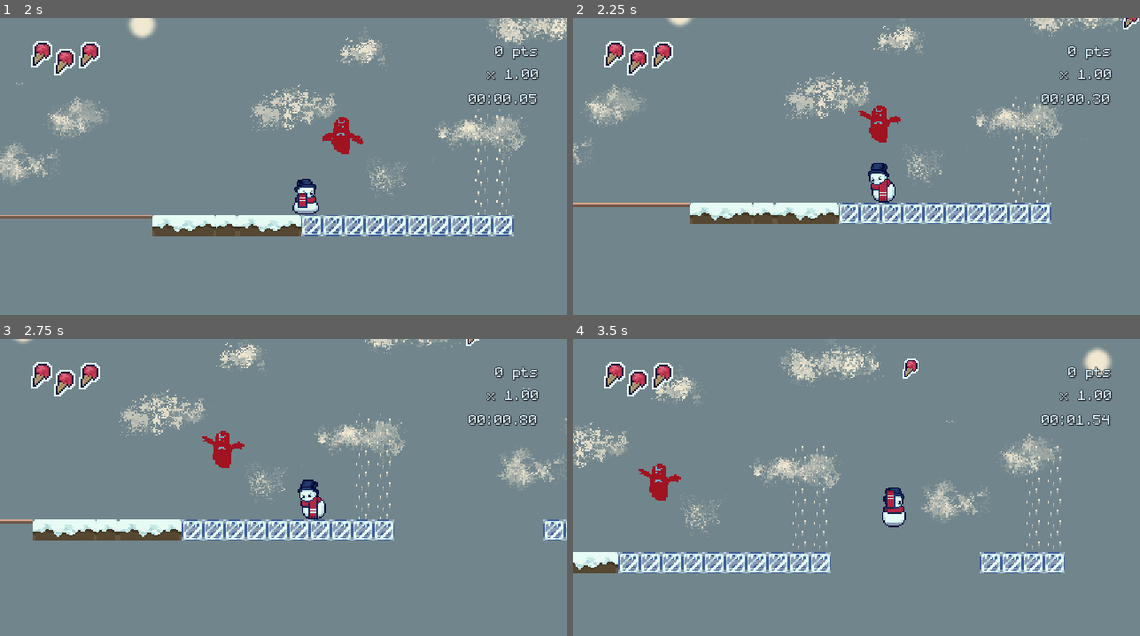
Above: before the commit, frames 1-4 (two rows, left to right).
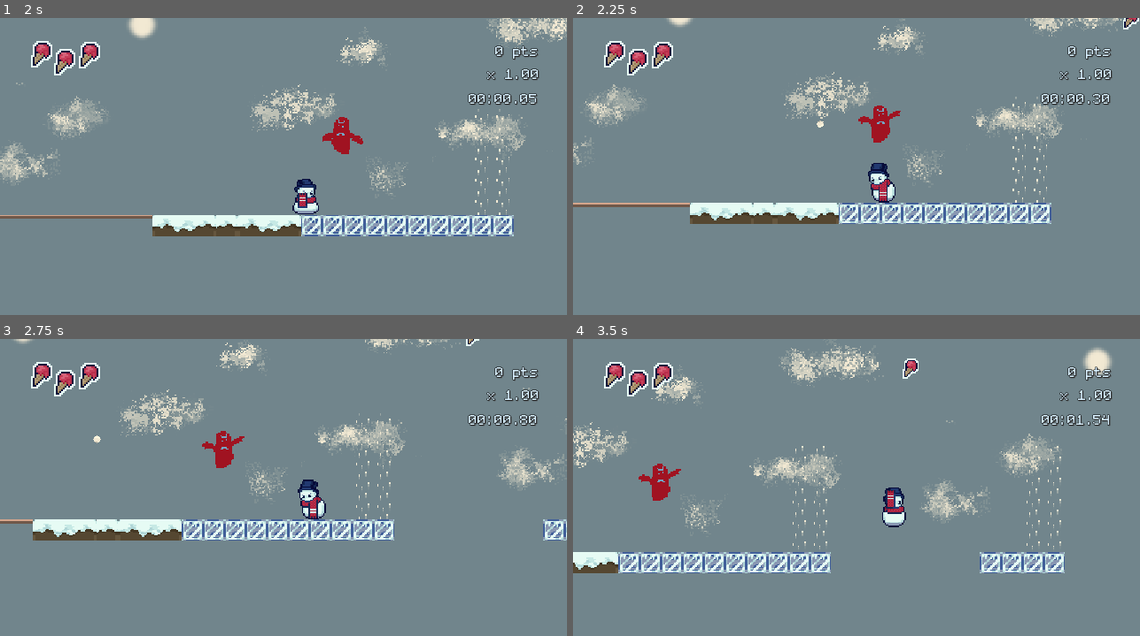
Above: after the commit, the same moments.

Repository: streebree/slickmode
Game: Godot game, scene res://scenes/areas/area2.tscn
Same seed, same stepped clock (60 frames per second), same inputs: the game is played once before the commit and once after it.
Inputs (mouse positions are in pixels of both pictures, inside the frame that each line leads up to):
- Up to frame 1 (2 s): tap Enter (start) at 0.5, 1.35 s; move the mouse to (408, 160) at 0.52 s; hold Right (ui_right) from 0.53 s (still down); tap Shift (run) at 0.6 s; click (408, 160) at 0.67 s; tap Space (ui_accept) at 0.77, 1.52 s; move the mouse to (170, 193) at 1.27 s
- Up to frame 2 (2.25 s): move the mouse to (913, 107) at 2.02 s; release Right (ui_right) at 2.03 s; hold Left (ui_left) from 2.03 s (still down); tap F at 2.1 s
- Up to frame 3 (2.75 s): keep holding Left (ui_left)
- Up to frame 4 (3.5 s): move the mouse to (828, 561) at 2.77 s; release Left (ui_left) at 2.78 s; hold Right (ui_right) from 2.78 s (still down); tap Shift (run) at 2.85 s; click (828, 561) at 2.92 s; tap Space (ui_accept) at 3.02 s

Frame 1 is identical in both runs. In frame 2, 0.2% of the frame differs, in the area x 42-58%, y 29-42%; in frame 3, 0.2%; in frame 4, 0.2%.

Commit message:
Add snowball projectile

Diff:
--- a/slick-game/scenes/areas/area2.tscn
+++ b/slick-game/scenes/areas/area2.tscn
@@ -10,6 +10,7 @@
 [ext_resource type="PackedScene" uid="uid://j6fyafu5ymtk" path="res://scenes/falling_platform.tscn" id="14_b8qy5"]
 [ext_resource type="PackedScene" uid="uid://bqhotj5hq1x6c" path="res://scenes/flying_enemy.tscn" id="15_4esdq"]
 [ext_resource type="PackedScene" uid="uid://by1ldxkw8bmvw" path="res://scenes/icecream.tscn" id="16_u0ssx"]
+[ext_resource type="PackedScene" uid="uid://cdxrdmuc2vxdm" path="res://scenes/snowball.tscn" id="16_xr0et"]
 [ext_resource type="PackedScene" uid="uid://bjllpyn7o184f" path="res://scenes/checkpoint.tscn" id="17_k0rj5"]
 [ext_resource type="PackedScene" uid="uid://7pdxc61d0xxu" path="res://scenes/hud.tscn" id="18_6ya1w"]
 [ext_resource type="PackedScene" uid="uid://c1duoa4rdhgyi" path="res://scenes/level_start.tscn" id="19_485r1"]
@@ -146,3 +147,5 @@
 
 [node name="CharacterBody2D2" parent="." unique_id=1146614045 instance=ExtResource("15_4esdq")]
 position = Vector2(-193, -108)
+
+[node name="RigidBody2D11" parent="." unique_id=245870808 instance=ExtResource("16_xr0et")]
--- a/slick-game/scenes/flying_enemy.gd
+++ b/slick-game/scenes/flying_enemy.gd
@@ -9,8 +9,14 @@
 var height = 0
 var is_dead = false
 var sway = 0
+var shoot_cooldown = 2.0
+var shoot_cooldown_current = 2.0
 
+var direction = -1
 
+var player = null
+
+var snowball = preload("res://scenes/snowball.tscn")
 
 func _physics_process(delta: float) -> void:
 	height += delta * 3
@@ -23,7 +29,31 @@
 		sway += delta * 10
 	else:
 		position.y += sin(height) / 4
+
+	if shoot_cooldown_current > 0:
+		shoot_cooldown_current -= delta
+		if shoot_cooldown_current <= 0:
+			shoot()
+			shoot_cooldown_current = shoot_cooldown
+
+	if player != null:
+		if player.position < position:
+			direction = -1
+			sprite.flip_h = false
+		else:
+			direction = 1
+			sprite.flip_h = true
 	move_and_slide()
+
+func shoot():
+	var newSnowball = snowball.instantiate()
+	newSnowball.position = position
+	if direction < 0:
+		newSnowball.position.x -= 20
+	else:
+		newSnowball.position.x += 20
+	newSnowball.direction = direction
+	call_deferred("add_sibling", newSnowball)
 
 func destroy():
 	sprite.pause()
@@ -41,3 +71,7 @@
 # called by the kill plane if the enemy is out of bounds.
 func destroy_self():
 	call_deferred("queue_free")
+
+func on_see_player(body: Node2D) -> void:
+	if "is_player" in body:
+		player = body
--- a/slick-game/scenes/flying_enemy.tscn
+++ b/slick-game/scenes/flying_enemy.tscn
@@ -34,6 +34,9 @@
 [sub_resource type="RectangleShape2D" id="RectangleShape2D_c4a5w"]
 size = Vector2(11, 5)
 
+[sub_resource type="RectangleShape2D" id="RectangleShape2D_lrtul"]
+size = Vector2(382, 243)
+
 [node name="FlyingEnemy" type="CharacterBody2D" unique_id=1146614045]
 collision_layer = 96
 collision_mask = 112
@@ -46,7 +49,7 @@
 [node name="AnimatedSprite2D" type="AnimatedSprite2D" parent="." unique_id=1365321967]
 sprite_frames = SubResource("SpriteFrames_lrtul")
 autoplay = "default"
-frame_progress = 0.14694028
+frame_progress = 0.044087965
 
 [node name="Area2D" type="Area2D" parent="." unique_id=1721411609]
 collision_layer = 32
@@ -64,3 +67,13 @@
 [node name="CollisionShape2D" type="CollisionShape2D" parent="Stomp Collision" unique_id=299702557]
 position = Vector2(-0.5, -10.5)
 shape = SubResource("RectangleShape2D_c4a5w")
+
+[node name="Area2D2" type="Area2D" parent="." unique_id=474055337]
+collision_layer = 128
+collision_mask = 128
+
+[node name="PlayerSight" type="CollisionShape2D" parent="Area2D2" unique_id=1475025151]
+position = Vector2(-1, 0.5)
+shape = SubResource("RectangleShape2D_lrtul")
+
+[connection signal="body_entered" from="Area2D2" to="." method="on_see_player"]
--- /dev/null
+++ b/slick-game/scenes/snowball.gd
@@ -0,0 +1,32 @@
+extends CharacterBody2D
+
+@onready var sprite: AnimatedSprite2D = $AnimatedSprite2D
+
+var direction = 1
+var is_dead = false
+
+func _ready() -> void:
+	velocity.x = direction * 100
+	velocity.y = 0
+
+func _process(delta: float) -> void:
+	if not is_dead:
+		sprite.rotation_degrees -= delta * 1000
+	if is_on_wall() or is_on_floor():
+		destroy()
+	move_and_slide()
+
+func destroy():
+	is_dead = true
+	collision_layer = 0
+	collision_mask = 0
+	sprite.play()
+	delete_self()
+
+func delete_self():
+	await get_tree().create_timer(0.4).timeout
+	call_deferred("queue_free")
+
+# called by the kill plane if the enemy is out of bounds.
+func destroy_self():
+	call_deferred("queue_free")
--- /dev/null
+++ b/slick-game/scenes/snowball.tscn
@@ -0,0 +1,69 @@
+[gd_scene format=3 uid="uid://cdxrdmuc2vxdm"]
+
+[ext_resource type="Script" uid="uid://cd4p8psv0qonm" path="res://scenes/snowball.gd" id="1_xsgkx"]
+[ext_resource type="Texture2D" uid="uid://du6u6pgh7gdb0" path="res://assets/art/placeholder/snowball.png" id="2_dnn3y"]
+
+[sub_resource type="CircleShape2D" id="CircleShape2D_svv1h"]
+radius = 2.0
+
+[sub_resource type="AtlasTexture" id="AtlasTexture_i4rw7"]
+atlas = ExtResource("2_dnn3y")
+region = Rect2(0, 0, 16, 16)
+
+[sub_resource type="AtlasTexture" id="AtlasTexture_8kbcc"]
+atlas = ExtResource("2_dnn3y")
+region = Rect2(16, 0, 16, 16)
+
+[sub_resource type="AtlasTexture" id="AtlasTexture_k6q0j"]
+atlas = ExtResource("2_dnn3y")
+region = Rect2(32, 0, 16, 16)
+
+[sub_resource type="SpriteFrames" id="SpriteFrames_1p75y"]
+animations = [{
+"frames": [{
+"duration": 1.0,
+"texture": SubResource("AtlasTexture_i4rw7")
+}, {
+"duration": 1.0,
+"texture": SubResource("AtlasTexture_8kbcc")
+}, {
+"duration": 1.0,
+"texture": SubResource("AtlasTexture_k6q0j")
+}],
+"loop": false,
+"name": &"default",
+"speed": 9.0
+}]
+
+[sub_resource type="RectangleShape2D" id="RectangleShape2D_f6lar"]
+size = Vector2(7, 6)
+
+[sub_resource type="RectangleShape2D" id="RectangleShape2D_xsgkx"]
+size = Vector2(3, 2)
+
+[node name="CharacterBody2D" type="CharacterBody2D" unique_id=458650786]
+collision_layer = 96
+collision_mask = 16
+script = ExtResource("1_xsgkx")
+
+[node name="CollisionShape2D" type="CollisionShape2D" parent="." unique_id=104284051]
+position = Vector2(0.5, -0.5)
+shape = SubResource("CircleShape2D_svv1h")
+
+[node name="AnimatedSprite2D" type="AnimatedSprite2D" parent="." unique_id=918045341]
+sprite_frames = SubResource("SpriteFrames_1p75y")
+
+[node name="Area2D" type="Area2D" parent="." unique_id=620676841]
+collision_layer = 64
+collision_mask = 64
+
+[node name="StompArea" type="CollisionShape2D" parent="Area2D" unique_id=1076484351]
+position = Vector2(0, -1)
+shape = SubResource("RectangleShape2D_f6lar")
+
+[node name="Area2D2" type="Area2D" parent="." unique_id=134207167]
+collision_layer = 32
+collision_mask = 32
+
+[node name="DamageArea" type="CollisionShape2D" parent="Area2D2" unique_id=267721524]
+shape = SubResource("RectangleShape2D_xsgkx")
--- a/slick-game/scenes/snowman.tscn
+++ b/slick-game/scenes/snowman.tscn
@@ -153,7 +153,7 @@
 size = Vector2(14, 1)
 
 [sub_resource type="RectangleShape2D" id="RectangleShape2D_j7fvb"]
-size = Vector2(20, 21)
+size = Vector2(20, 20.5)
 
 [sub_resource type="RectangleShape2D" id="RectangleShape2D_ujryj"]
 size = Vector2(10, 10)
@@ -217,7 +217,7 @@
 collision_mask = 4
 
 [node name="DamageHitbox" type="CollisionShape2D" parent="Area2D2" unique_id=1762572663]
-position = Vector2(1, 4)
+position = Vector2(1, 3.75)
 shape = SubResource("RectangleShape2D_j7fvb")
 
 [node name="Area2D3" type="Area2D" parent="." unique_id=1289702716]
Binary file added: slick-game/assets/art/placeholder/snowball.aseprite
Binary file added: slick-game/assets/art/placeholder/snowball.png
Not shown, added: slick-game/assets/art/placeholder/snowball.png.import
Not shown, added: slick-game/scenes/snowball.gd.uid
